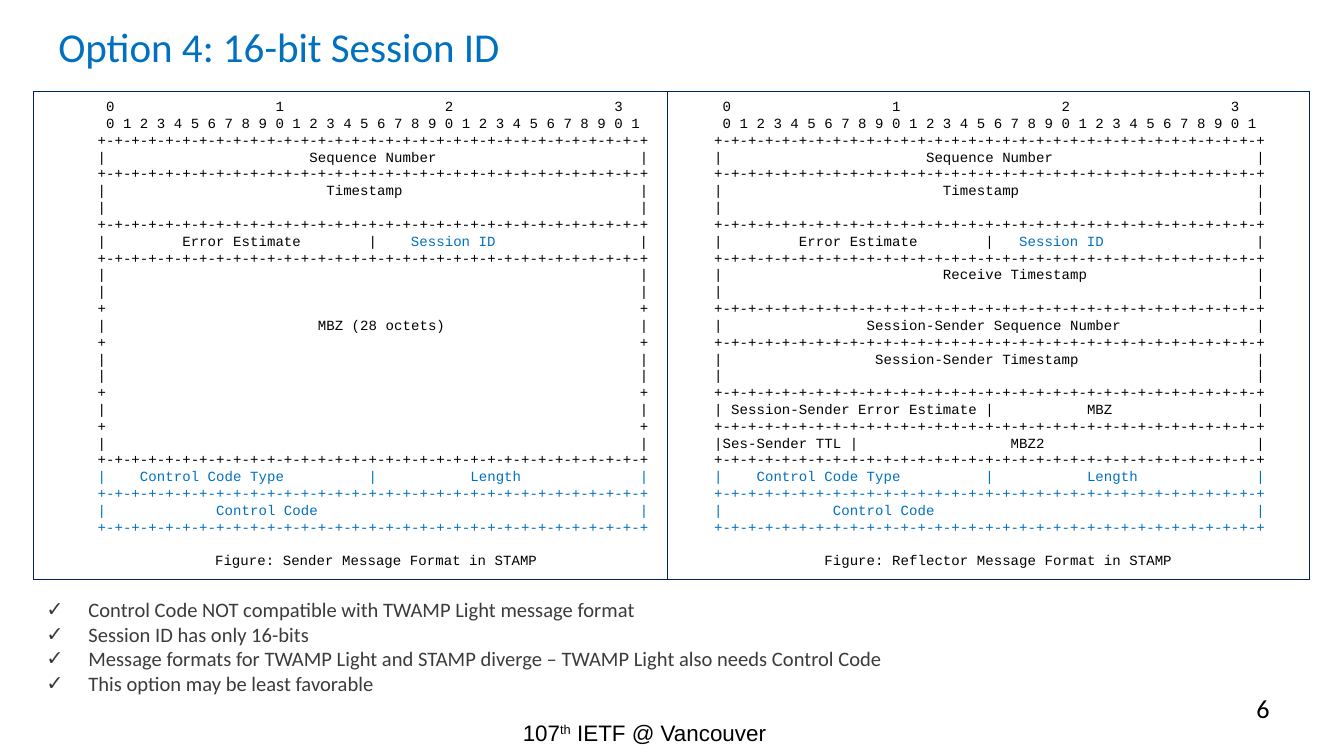
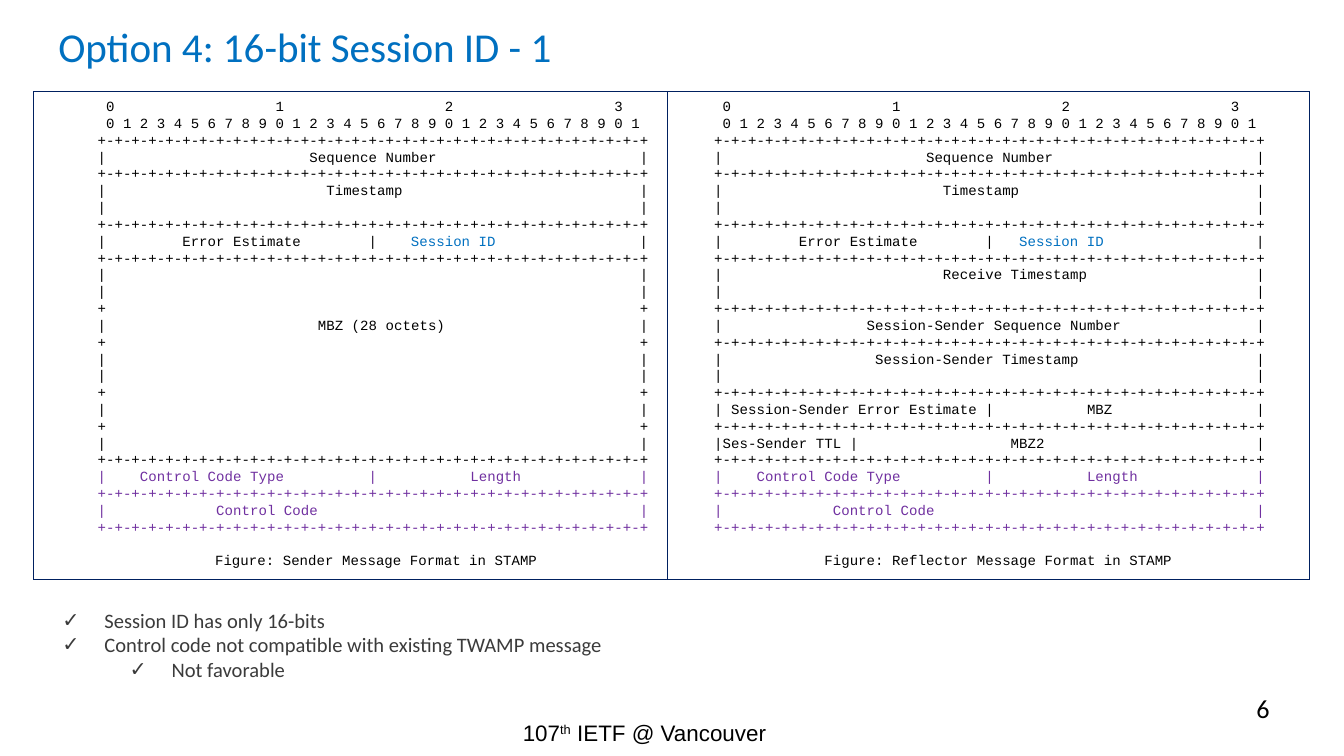
Before and after one commit to rakgandhi/ietf-public, a slide deck: slide 6 of ietf-stamp-session-id-rev1.pptx. Drawn at 1344x756 pixels with LibreOffice and Linux fonts; fonts in the diff are those of the drawing. Boxes give left, top, right and bottom in pixels: in the first picture for what was removed or moved away, otherwise in the second. Text is boxed around its words. In the diff, an @@ line names an element or a change of style, - is before the commit and + after.

```diff
--- a/ietf-stamp-session-id-rev1.pptx
+++ b/ietf-stamp-session-id-rev1.pptx
@@ title at box(58, 33, 552, 69): text changed @@
-Option 4: 16-bit Session ID
+Option 4: 16-bit Session ID - 1
@@ text in rectangle at box(140, 471, 521, 515): text colour #0070C0 to #7030A0 in "| Control Code Type | Length |", "+-+-+-+-+-+-+-+-+-+-+-+-+-+-+-+-+-+-+-+-+-+-+-+-+-+-+-+-+-+- ...", "| Control Code |", "+-+-+-+-+-+-+-+-+-+-+-+-+-+-+-+-+-+-+-+-+-+-+-+-+-+-+-+-+-+- ..." @@
@@ text in rectangle at box(757, 471, 1138, 515): text colour #0070C0 to #7030A0 in "| Control Code Type | Length |", "+-+-+-+-+-+-+-+-+-+-+-+-+-+-+-+-+-+-+-+-+-+-+-+-+-+-+-+-+-+- ...", "| Control Code |", "+-+-+-+-+-+-+-+-+-+-+-+-+-+-+-+-+-+-+-+-+-+-+-+-+-+-+-+-+-+- ..." @@
@@ text "Session ID has only 16-bits": place and size @@
-text "Session ID has only 16-bits" at box(88, 602, 881, 695)
+text "Session ID has only 16-bits" at box(104, 613, 601, 677)
@@ text at box(88, 602, 635, 621): paragraph removed @@
-✓ Control Code NOT compatible with TWAMP Light message format
@@ text at box(104, 637, 601, 677): text changed @@
-✓ Message formats for TWAMP Light and STAMP diverge – TWAMP Light also needs Control Code
-✓ This option may be least favorable
+✓ Control code not compatible with existing TWAMP message
+  ✓ Not favorable
```
Also in this commit, not shown: 6 other slides changed, 1 slide added, 1 other file.
